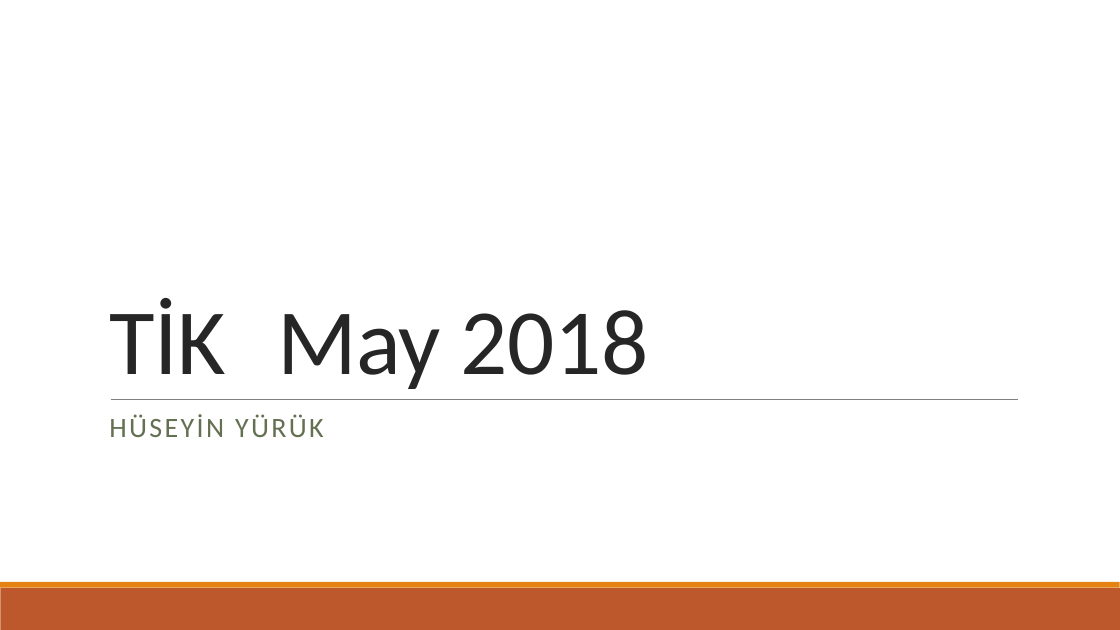
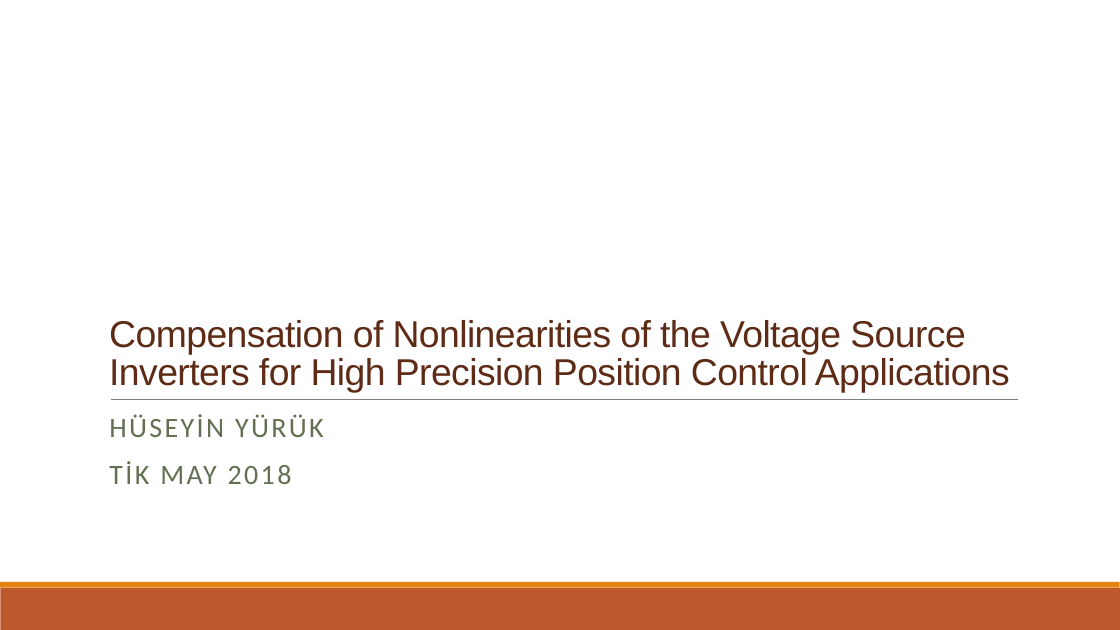
Before and after one commit to hyuruk/doktora, a slide deck: slide 1 of tik/tikMay2018.pptx. Drawn at 1120x630 pixels with LibreOffice and Linux fonts; fonts in the diff are those of the drawing. Boxes give left, top, right and bottom in pixels: in the first picture for what was removed or moved away, otherwise in the second. Text is boxed around its words. In the diff, an @@ line names an element or a change of style, - is before the commit and + after.

```diff
--- a/tik/tikMay2018.pptx
+++ b/tik/tikMay2018.pptx
@@ title at [109, 320, 1010, 393]: text changed; size 80 to 32 pt; font Calibri to Arial; text colour #262626 to #5E2C16 @@
-TİK May 2018
+Compensation of Nonlinearities of the Voltage Source Inverters for High Precision Position Control Applications
@@ subtitle at [109, 461, 292, 484]: paragraph added @@
+TİK MAY 2018
```
Also in this commit, not shown: 11 other slides changed, 3 slides added, 1 slide removed, 2 other files.
